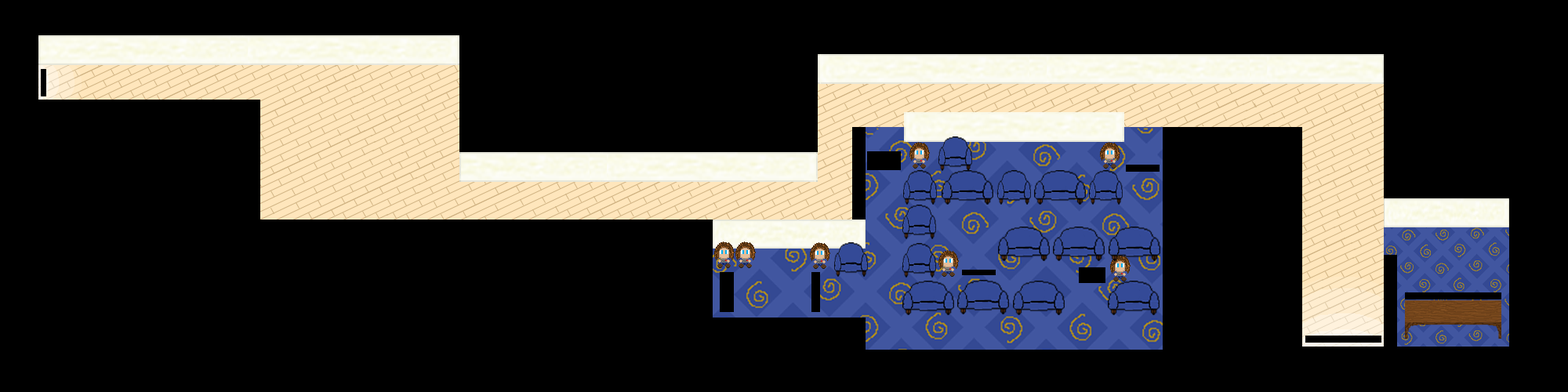
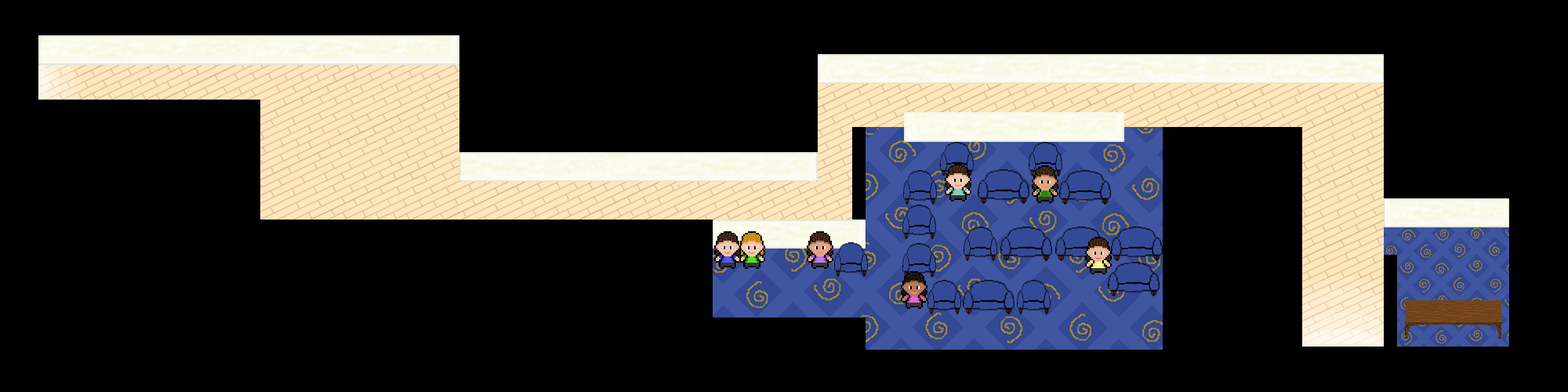
Layers edited between the first and the second 1568 × 392 image:
hid "LOADZONES", painted on it over [40, 68, 1502, 343]
moved "trainers" above "furniture", painted on it over [714, 141, 1131, 309]
painted on "furniture" over [902, 136, 1163, 316]
moved "Walls" above "Main Entrance Light" over [40, 68, 1163, 249]
painted on "MASK" over [903, 83, 1163, 316]
